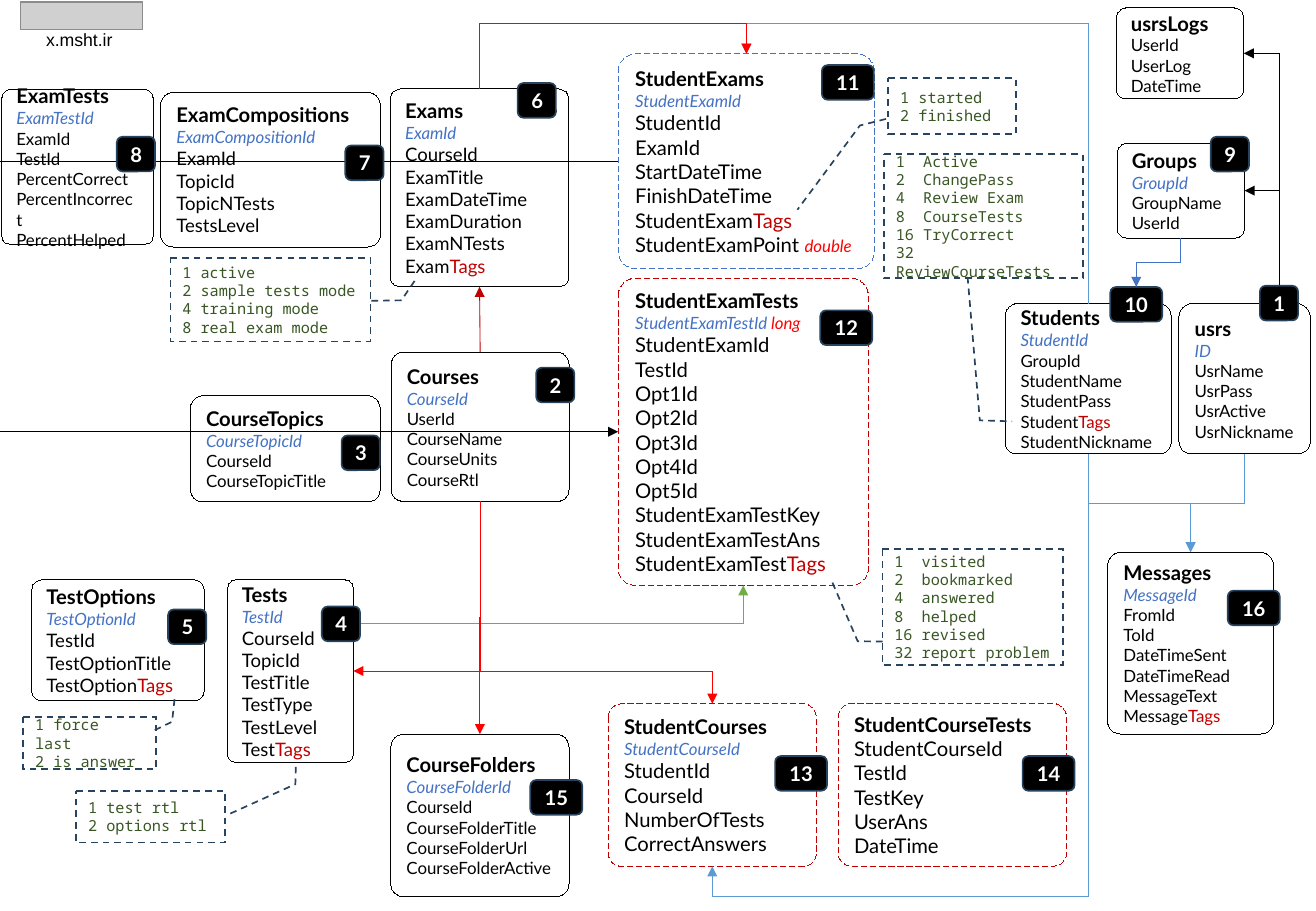
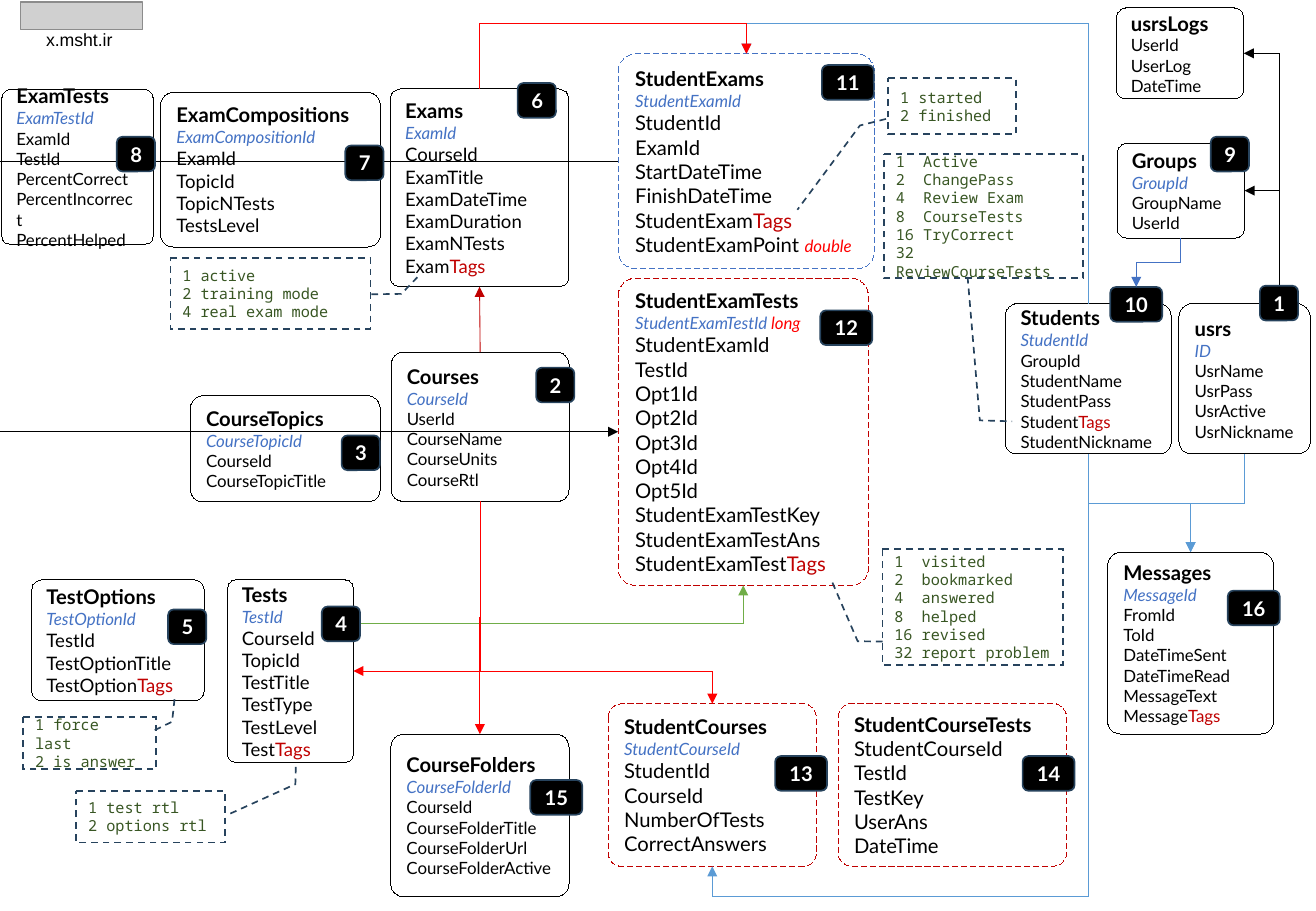
Before and after one commit to msht-ir/Examiner_blazorWebApp, a slide deck: slide 1 of ExaminerB/.appCatalog/ExaminerB notes 1404.pptx. Drawn at 1316x911 pixels with LibreOffice and Linux fonts; fonts in the diff are those of the drawing; grey boxes stand for pictures. Boxes give left, top, right and bottom in pixels: in the first picture for what was removed or moved away, otherwise in the second. Text is boxed around its words. In the diff, an @@ line names an element or a change of style, - is before the commit and + after.

Commit message:
-ExamTags ok - Messages ... working...

```diff
--- a/ExaminerB/.appCatalog/ExaminerB notes 1404.pptx
+++ b/ExaminerB/.appCatalog/ExaminerB notes 1404.pptx
@@ border callout "1 active": place and size @@
-border callout "1 active" at box(170, 258, 371, 341)
+border callout "1 active" at box(170, 258, 371, 328)
@@ border callout "1 active" at box(170, 258, 371, 328): proportions changed @@
@@ text in border callout at box(182, 287, 328, 317): text changed @@
-2 sample tests mode
-4 training mode
-8 real exam mode
+2 training mode
+4 real exam mode
```
Also in this commit, not shown: 11 other files.
